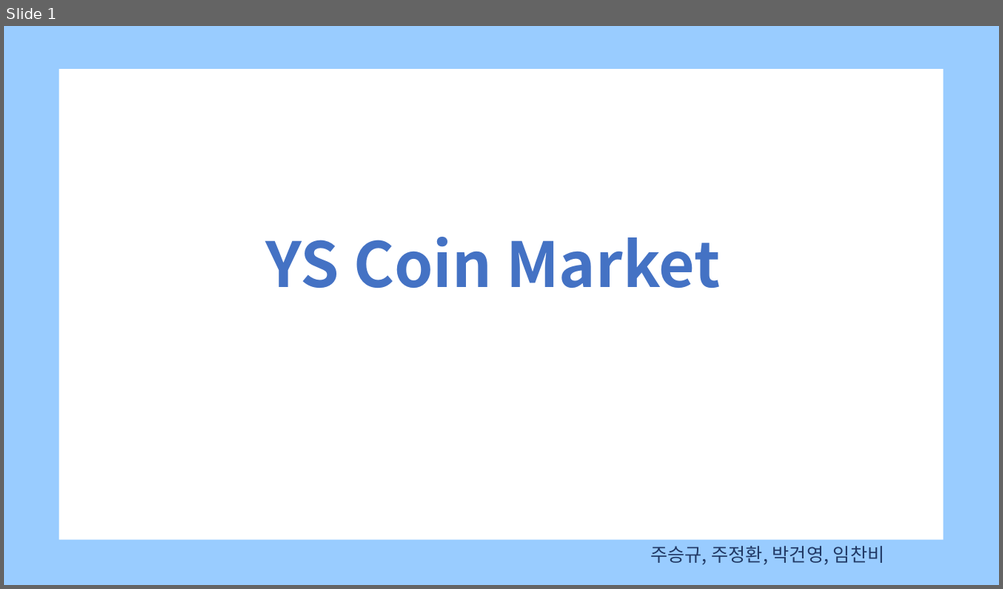
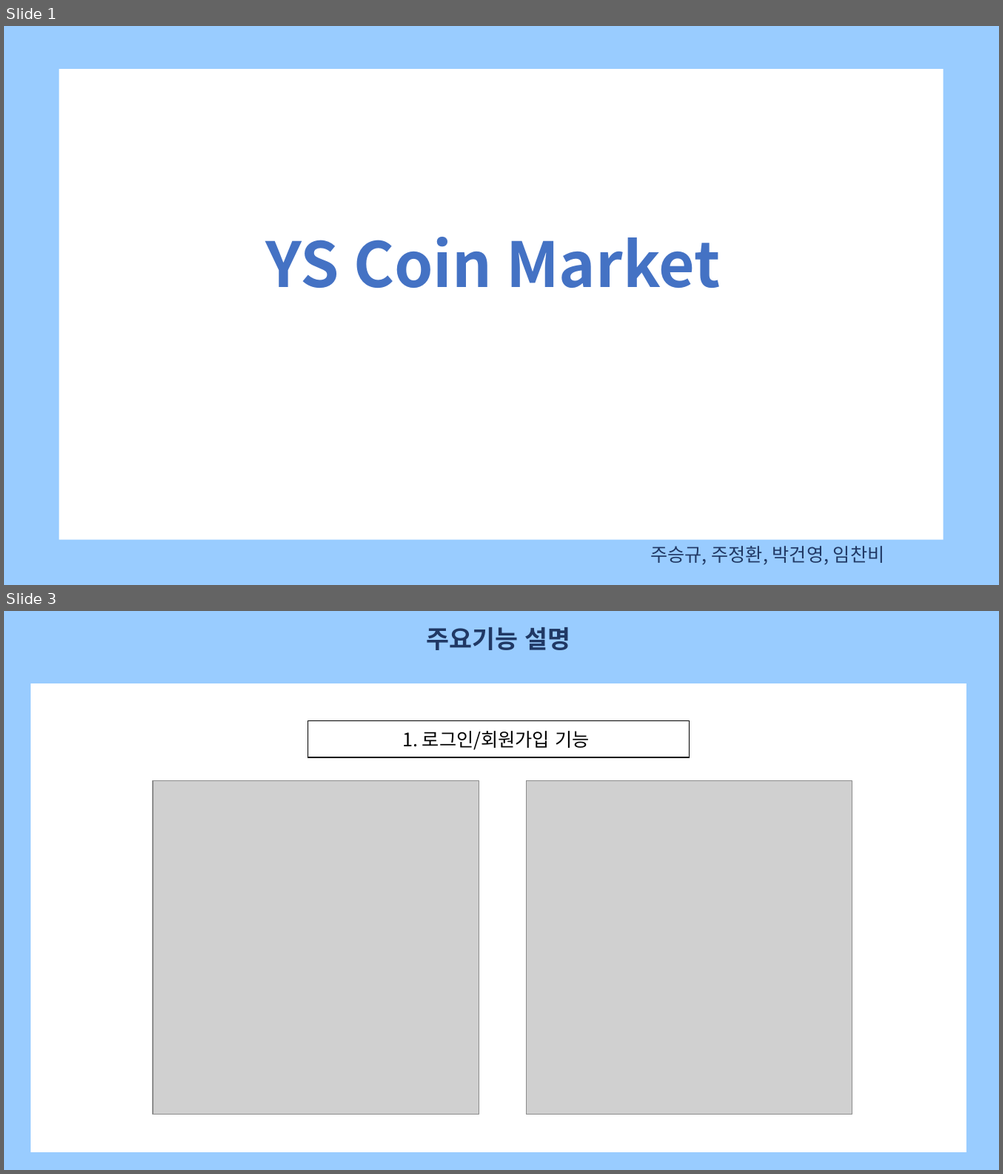
Before and after one commit to JuSeungKyu/ysCoinMarket, a slide deck: 템플릿PPT/YSCOIN_TYPE2.pptx. Shown one above the other, each under a label of ours: slide 1 before the commit, slides 1 and 3 after it; the slides between them are not shown. The pictures are 1003x589 and 1003x1174 pixels, drawn with LibreOffice and Linux fonts; fonts in the diff are those of the drawing; grey boxes stand for pictures. Boxes give left, top, right and bottom in pixels: in the first picture for what was removed or moved away, otherwise in the second. Text is boxed around its words. In the diff, an @@ line names an element or a change of style, - is before the commit and + after.

```diff
--- a/템플릿PPT/YSCOIN_TYPE2.pptx
+++ b/템플릿PPT/YSCOIN_TYPE2.pptx
@@ slide 3 added at (x1=4, y1=611, x2=999, y2=1170), background #99CCFF @@
@@ text added at (x1=427, y1=627, x2=571, y2=650), 24 pt, text #203864, bold @@
+주요기능 설명
@@ rectangle added at (x1=28, y1=682, x2=969, y2=1155), fill #FFFFFF, outline #99CCFF 3.75 pt @@
@@ rectangle added at (x1=307, y1=721, x2=689, y2=758), fill #FFFFFF, outline #000000 1.25 pt, 18 pt, text #000000 @@
+1. 로그인/회원가입 기능
@@ picture added at (x1=153, y1=781, x2=478, y2=1115) @@
@@ picture added at (x1=526, y1=781, x2=852, y2=1115) @@
```
Also in this commit, not shown: 2 other slides added, 7 slides removed, 3 other files.
